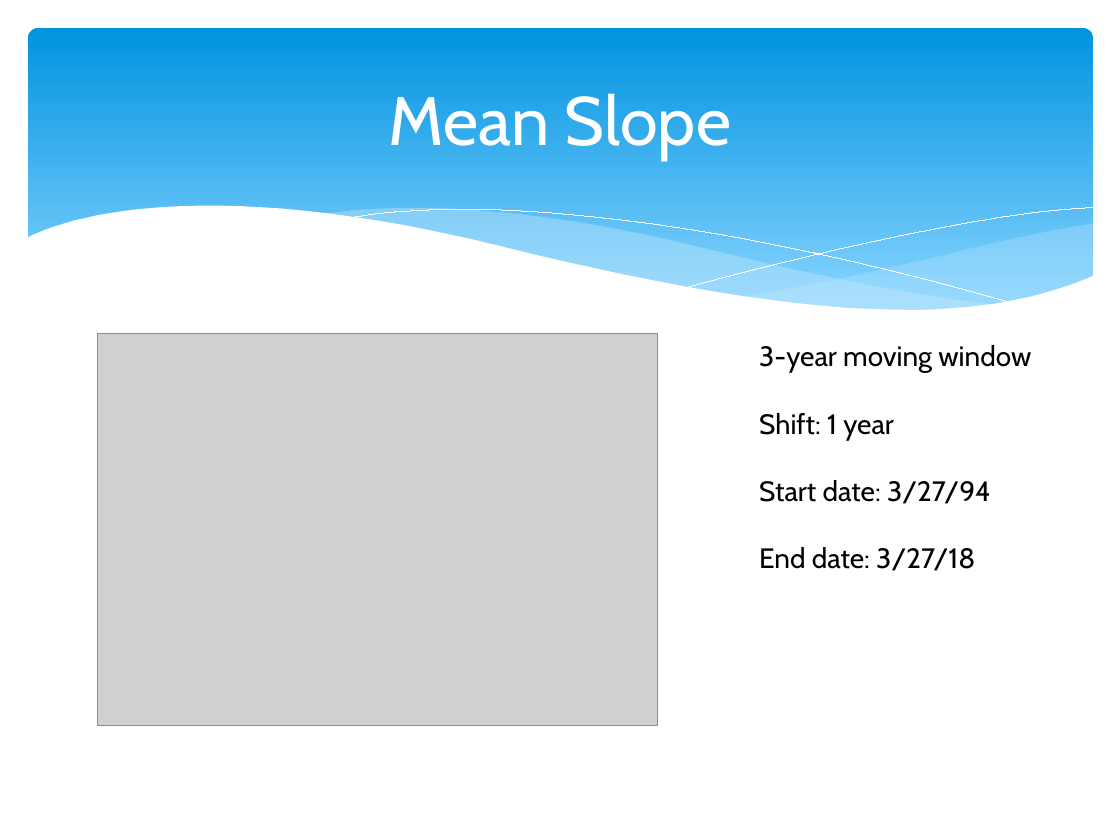
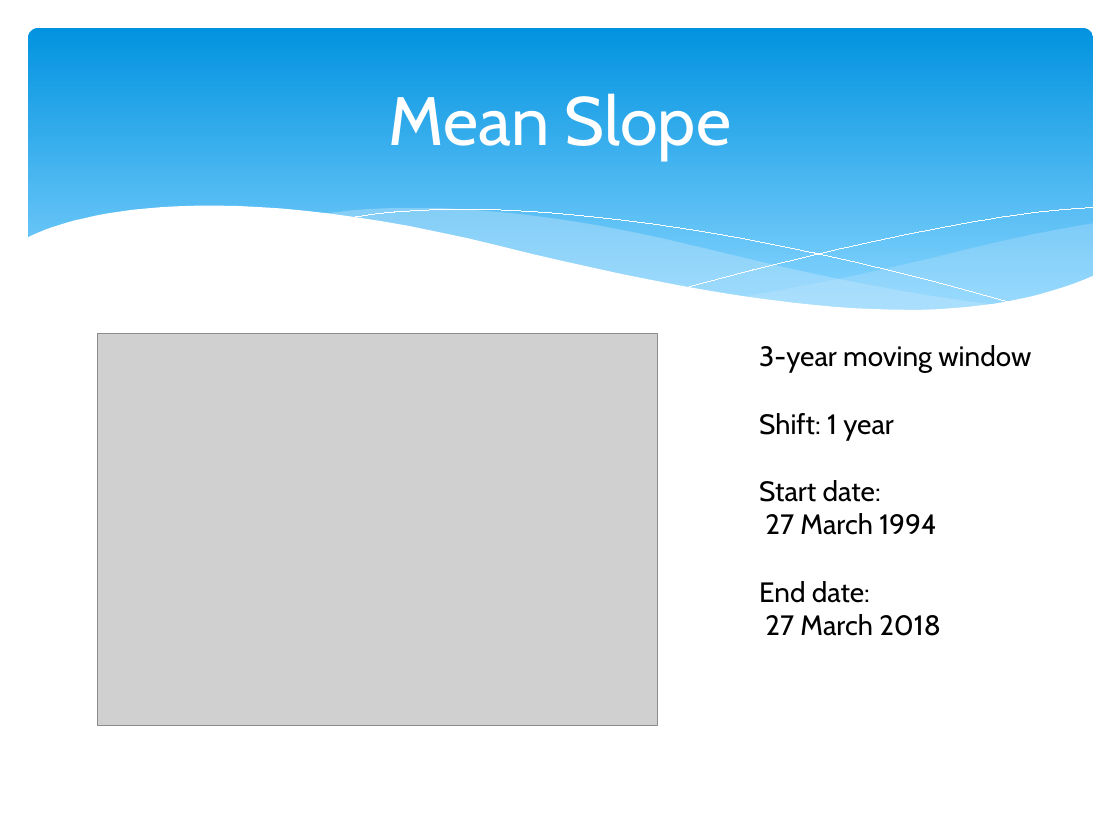
Before and after one commit to MrKevinT/Foundations-Capstone, a slide deck: slide 15 of LC_Present.pptx. Drawn at 1120x840 pixels with LibreOffice and Linux fonts; fonts in the diff are those of the drawing; grey boxes stand for pictures. Boxes give left, top, right and bottom in pixels: in the first picture for what was removed or moved away, otherwise in the second. Text is boxed around its words. In the diff, an @@ line names an element or a change of style, - is before the commit and + after.

```diff
--- a/LC_Present.pptx
+++ b/LC_Present.pptx
@@ text at [759,480,941,636]: text changed @@
-Start date: 3/27/94
-End date: 3/27/18
+Start date:
+27 March 1994
+End date:
+27 March 2018
```
Also in this commit, not shown: 6 other slides changed.
